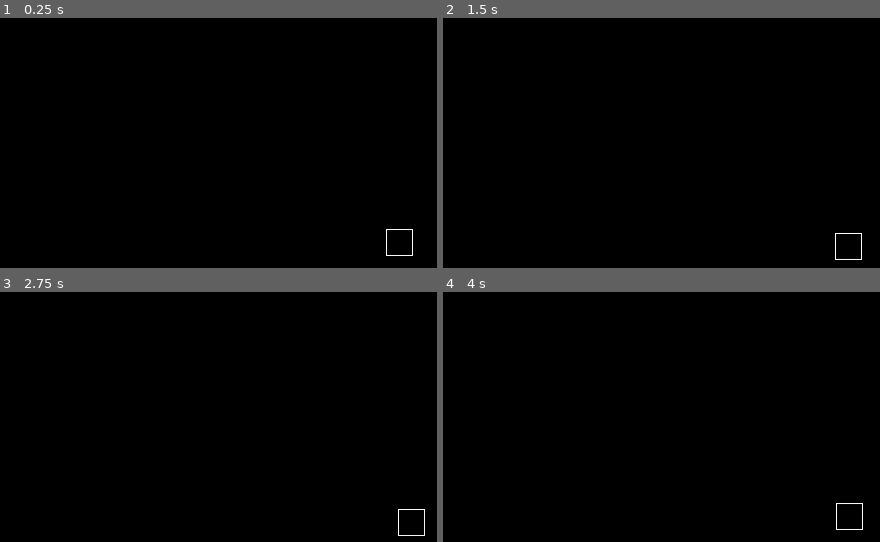
Above: before the commit, frames 1-4 (two rows, left to right).
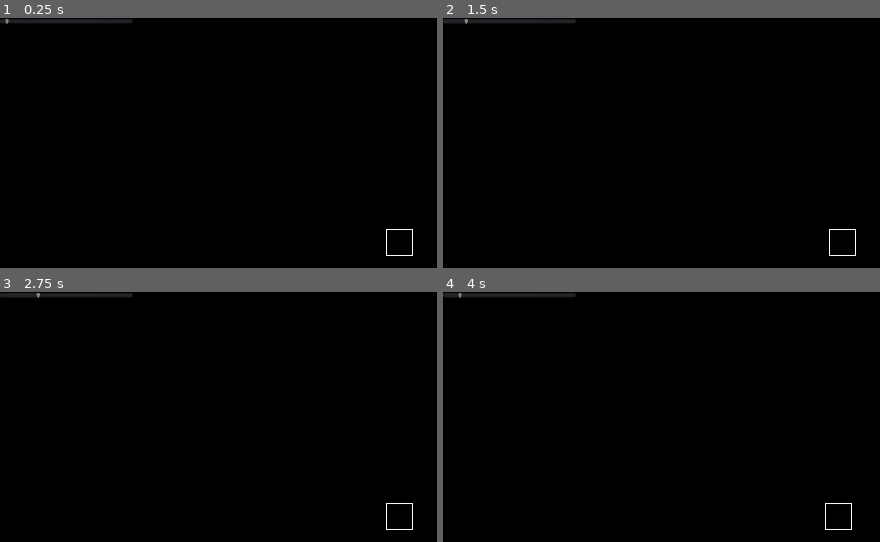
Above: after the commit, the same moments.

Repository: lekernelpanic/pound-probe
Game: Godot game, scene res://main.tscn
Same seed, same stepped clock (60 frames per second), same inputs: the game is played once before the commit and once after it.
Inputs:
- Up to frame 1 (0.25 s): no input
- Up to frame 2 (1.5 s): tap Enter at 0.5 s; hold Right (right) 0.53-1.28 s; tap Space at 1.25 s; hold Down (down) from 1.28 s (still down)
- Up to frame 3 (2.75 s): tap Enter at 2 s; release Down (down) at 2.03 s; hold Right (right) from 2.03 s (still down)
- Up to frame 4 (4 s): release Right (right) at 2.78 s; hold Up (up) 2.78-3.53 s; tap Space at 3.5 s; hold Left (left) from 3.53 s (still down)

The runs differ from the first frame. In frame 1, 0.5% of the frame differs, in the area x 0-31%, y 0-3%; in frame 2, 0.7%; in frame 3, 0.7%, in the area x 0-98%, y 0-98%; in frame 4, 0.6%.

Commit message:
Moving by impulse UI, limit and singleton

Diff:
--- a/main.tscn
+++ b/main.tscn
@@ -1,11 +1,14 @@
-[gd_scene load_steps=3 format=2]
+[gd_scene load_steps=4 format=2]
 
 [ext_resource path="res://probe/probe.tscn" type="PackedScene" id=1]
+[ext_resource path="res://ui/ui.tscn" type="PackedScene" id=2]
 
 [sub_resource type="RectangleShape2D" id=2]
 extents = Vector2( 200, 10 )
 
 [node name="main" type="Node2D"]
+
+[node name="ui" parent="." instance=ExtResource( 2 )]
 
 [node name="probe" parent="." instance=ExtResource( 1 )]
 
--- a/probe/probe.gd
+++ b/probe/probe.gd
@@ -1,13 +1,27 @@
 extends RigidBody2D
 
-var POWER = 80
+var POWER = 60
+var IMPULSE_CONSUMPTION = 30
+var REFILL_SPEED = 10
 
 func _input(event):
-	if event.is_action_pressed("left"):
-		apply_impulse(Vector2 (), Vector2(-POWER, 0))
-	if event.is_action_pressed("right"):
-		apply_impulse(Vector2 (), Vector2(POWER, 0))
-	if event.is_action_pressed("up"):
-		apply_impulse(Vector2 (), Vector2(0, -POWER))
-	if event.is_action_pressed("down"):
-		apply_impulse(Vector2 (), Vector2(0, POWER))
+
+	if probe.rcs >= IMPULSE_CONSUMPTION:
+		if event.is_action_pressed("left"):
+			apply_impulse(Vector2 (), Vector2(-POWER, 0))
+			probe.rcs -= IMPULSE_CONSUMPTION
+		if event.is_action_pressed("right"):
+			apply_impulse(Vector2 (), Vector2(POWER, 0))
+			probe.rcs -= IMPULSE_CONSUMPTION
+		if event.is_action_pressed("up"):
+			apply_impulse(Vector2 (), Vector2(0, -POWER))
+			probe.rcs -= IMPULSE_CONSUMPTION
+		if event.is_action_pressed("down"):
+			apply_impulse(Vector2 (), Vector2(0, POWER))
+			probe.rcs -= IMPULSE_CONSUMPTION
+
+func _process(delta):
+	if probe.rcs < 100:
+		probe.rcs += delta * REFILL_SPEED
+	else:
+		probe.rcs = 100
--- a/probe/probe.tscn
+++ b/probe/probe.tscn
@@ -19,5 +19,3 @@
 [node name="camera" type="Camera2D" parent="."]
 current = true
 smoothing_enabled = true
-
-[node name="probe" type="Node2D" parent="."]
--- /dev/null
+++ b/probe/probe_singleton.gd
@@ -0,0 +1,3 @@
+extends Node
+
+var rcs = 1
--- a/project.godot
+++ b/project.godot
@@ -13,6 +13,10 @@
 config/name="Sound probe"
 run/main_scene="res://main.tscn"
 config/icon="res://icon.png"
+
+[autoload]
+
+probe="*res://probe/probe_singleton.gd"
 
 [display]
 
--- /dev/null
+++ b/ui/ui.gd
@@ -0,0 +1,4 @@
+extends CanvasLayer
+
+func _process(_delta):
+	$h_box_container/slider.value = probe.rcs
--- /dev/null
+++ b/ui/ui.tscn
@@ -0,0 +1,22 @@
+[gd_scene load_steps=2 format=2]
+
+[ext_resource path="res://ui/ui.gd" type="Script" id=1]
+
+[node name="ui" type="CanvasLayer"]
+script = ExtResource( 1 )
+
+[node name="h_box_container" type="HBoxContainer" parent="."]
+anchor_right = 1.0
+margin_bottom = 16.0
+
+[node name="slider" type="HSlider" parent="h_box_container"]
+margin_right = 319.0
+margin_bottom = 16.0
+size_flags_horizontal = 3
+size_flags_stretch_ratio = 0.2
+
+[node name="void" type="Control" parent="h_box_container"]
+margin_left = 323.0
+margin_right = 1920.0
+margin_bottom = 16.0
+size_flags_horizontal = 3
